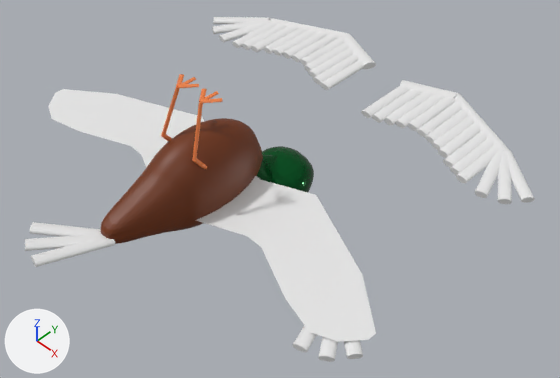
What one commit did to the Blender file duck.blend.
Both versions are drawn from a 50 mm camera at (12.66, -11.13, 9.84) aimed at (1.07, 0.42, -5.63). Arrows for +X, +Y and +Z are at lower left; the lights stay in place.

The older version as bpy lines, for what is in view:
```python
ob_cylinder_006 = bpy.data.objects.new('Cylinder.006', me_cylinder_006)
ob_cylinder_006.location = (1.68, 6.71, -5.12)
ob_cylinder_006.rotation_euler = (-0.404, 1.571, 0.0)  # degrees (-23, 90, 0)
ob_cylinder_006.scale = (0.69, 1.24, 1.01)
ob_cylinder_008 = bpy.data.objects.new('Cylinder.008', me_cylinder_008)
ob_cylinder_008.location = (3.78, 6.39, -5.12)
ob_cylinder_008.rotation_euler = (0.434, 1.571, 0.0)  # degrees (25, 90, 0)
ob_cylinder_008.scale = (0.654, 1.17, 1.61)
ob_cylinder_009 = bpy.data.objects.new('Cylinder.009', me_cylinder_009)
ob_cylinder_009.location = (0.95, 5.33, -5.12)
ob_cylinder_009.rotation_euler = (1.571, 1.571, 0.0)  # degrees (90, 90, 0)
ob_cylinder_009.scale = (0.531, 1.0, 1.0)
ob_cylinder_010 = bpy.data.objects.new('Cylinder.010', me_cylinder_010)
ob_cylinder_010.location = (1.32, 5.39, -5.12)
ob_cylinder_010.rotation_euler = (1.571, 1.571, 0.0)  # degrees (90, 90, 0)
ob_cylinder_010.scale = (0.531, 1.0, 1.0)
ob_cylinder_011 = bpy.data.objects.new('Cylinder.011', me_cylinder_011)
ob_cylinder_011.location = (1.68, 5.54, -5.12)
ob_cylinder_011.rotation_euler = (1.571, 1.571, 0.0)  # degrees (90, 90, 0)
ob_cylinder_011.scale = (0.531, 1.0, 1.0)
ob_cylinder_012 = bpy.data.objects.new('Cylinder.012', me_cylinder_012)
ob_cylinder_012.location = (2.01, 5.68, -5.12)
ob_cylinder_012.rotation_euler = (1.571, 1.571, 0.0)  # degrees (90, 90, 0)
ob_cylinder_012.scale = (0.531, 1.0, 1.0)
ob_cylinder_013 = bpy.data.objects.new('Cylinder.013', me_cylinder_013)
ob_cylinder_013.location = (2.36, 5.85, -5.12)
ob_cylinder_013.rotation_euler = (1.571, 1.571, 0.0)  # degrees (90, 90, 0)
ob_cylinder_013.scale = (0.531, 1.0, 1.0)
ob_cylinder_014 = bpy.data.objects.new('Cylinder.014', me_cylinder_014)
ob_cylinder_014.location = (2.74, 5.81, -5.12)
ob_cylinder_014.rotation_euler = (1.571, 1.571, 0.0)  # degrees (90, 90, 0)
ob_cylinder_014.scale = (0.531, 1.0, 1.0)
ob_cylinder_016 = bpy.data.objects.new('Cylinder.016', me_cylinder_016)
ob_cylinder_016.location = (3.44, 5.62, -5.12)
ob_cylinder_016.rotation_euler = (1.571, 1.571, 0.0)  # degrees (90, 90, 0)
ob_cylinder_016.scale = (0.531, 1.0, 1.0)
# also in view: 'Cylinder.038' at (5.62, 4.9, -5.13); 'Cylinder.043' at (-0.68, -5.28, -4.49); 'Icosphere' at (-0.02, -2.01, -4.53); 'Cylinder.044' at (-0.42, -5.57, -4.44); 'Plane.001' at (-3.67, -1.13, -5.0)
```
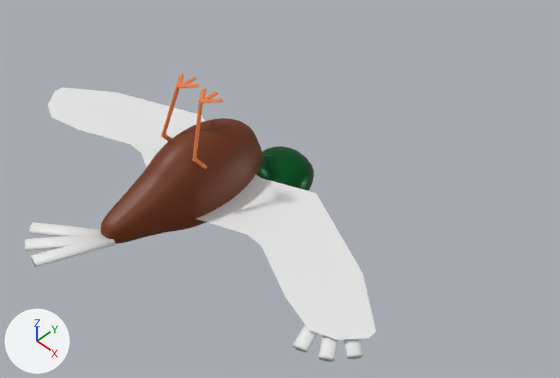
Edits to the bpy script that builds the scene:
```text
Change me_cylinder:
    where me_cylinder.from_pydata(...)  # 5862 vertices, 7650 faces; spans x -2.13..2.06, y -2.0..3.03, z -2.74..1.0
    used by ob_cylinder; location = (0.0, 0.37, -5.63); rotation_euler = (0.528, 0.0, 0.0), in degrees (30, 0, 0); scale = (0.5, 0.5, 1.0)
    me_cylinder part 1: all faces are now shaded smooth (4578 of 7650 changed)
Change me_cylinder_044:
    where me_cylinder_044.from_pydata(...)  # 84 vertices, 44 faces; spans x -0.19..0.19, y -0.19..0.19, z -1.0..1.0
    used by ob_cylinder_044; location = (-0.42, -5.57, -4.44); rotation_euler = (2.591, -1.746, -1.554), in degrees (148, -100, -89); scale = (0.531, 1.0, 1.0)
    me_cylinder_044 part 2: all faces are now shaded smooth (44 of 44 changed)
Change me_cylinder_042:
    where me_cylinder_042.from_pydata(...)  # 84 vertices, 44 faces; spans x -0.19..0.19, y -0.19..0.19, z -1.0..1.0
    used by ob_cylinder_042; location = (-0.06, -5.62, -4.44); rotation_euler = (2.888, -1.745, -1.551), in degrees (165, -100, -89); scale = (0.531, 1.0, 1.0)
    me_cylinder_042 part 3: all faces are now shaded smooth (44 of 44 changed)
Remove ob_cylinder_006:
    ob_cylinder_006 = bpy.data.objects.new('Cylinder.006', me_cylinder_006)
Remove ob_cylinder_008:
    ob_cylinder_008 = bpy.data.objects.new('Cylinder.008', me_cylinder_008)
Remove ob_cylinder_009:
    ob_cylinder_009 = bpy.data.objects.new('Cylinder.009', me_cylinder_009)
Remove ob_cylinder_010:
    ob_cylinder_010 = bpy.data.objects.new('Cylinder.010', me_cylinder_010)
Remove ob_cylinder_011:
    ob_cylinder_011 = bpy.data.objects.new('Cylinder.011', me_cylinder_011)
Remove ob_cylinder_012:
    ob_cylinder_012 = bpy.data.objects.new('Cylinder.012', me_cylinder_012)
Remove ob_cylinder_013:
    ob_cylinder_013 = bpy.data.objects.new('Cylinder.013', me_cylinder_013)
Remove ob_cylinder_014:
    ob_cylinder_014 = bpy.data.objects.new('Cylinder.014', me_cylinder_014)
Remove ob_cylinder_015:
    ob_cylinder_015 = bpy.data.objects.new('Cylinder.015', me_cylinder_015)
Remove ob_cylinder_016:
    ob_cylinder_016 = bpy.data.objects.new('Cylinder.016', me_cylinder_016)
Remove ob_cylinder_017:
    ob_cylinder_017 = bpy.data.objects.new('Cylinder.017', me_cylinder_017)
Remove ob_cylinder_018:
    ob_cylinder_018 = bpy.data.objects.new('Cylinder.018', me_cylinder_018)
Remove ob_cylinder_019:
    ob_cylinder_019 = bpy.data.objects.new('Cylinder.019', me_cylinder_019)
Remove ob_cylinder_020:
    ob_cylinder_020 = bpy.data.objects.new('Cylinder.020', me_cylinder_020)
Remove ob_cylinder_034:
    ob_cylinder_034 = bpy.data.objects.new('Cylinder.034', me_cylinder_034)
Remove ob_cylinder_033:
    ob_cylinder_033 = bpy.data.objects.new('Cylinder.033', me_cylinder_033)
Remove ob_cylinder_032:
    ob_cylinder_032 = bpy.data.objects.new('Cylinder.032', me_cylinder_032)
Remove ob_cylinder_031:
    ob_cylinder_031 = bpy.data.objects.new('Cylinder.031', me_cylinder_031)
Remove ob_cylinder_030:
    ob_cylinder_030 = bpy.data.objects.new('Cylinder.030', me_cylinder_030)
Remove ob_cylinder_029:
    ob_cylinder_029 = bpy.data.objects.new('Cylinder.029', me_cylinder_029)
Remove ob_cylinder_028:
    ob_cylinder_028 = bpy.data.objects.new('Cylinder.028', me_cylinder_028)
Remove ob_cylinder_027:
    ob_cylinder_027 = bpy.data.objects.new('Cylinder.027', me_cylinder_027)
Remove ob_cylinder_026:
    ob_cylinder_026 = bpy.data.objects.new('Cylinder.026', me_cylinder_026)
Remove ob_cylinder_025:
    ob_cylinder_025 = bpy.data.objects.new('Cylinder.025', me_cylinder_025)
Remove ob_cylinder_024:
    ob_cylinder_024 = bpy.data.objects.new('Cylinder.024', me_cylinder_024)
Remove ob_cylinder_023:
    ob_cylinder_023 = bpy.data.objects.new('Cylinder.023', me_cylinder_023)
Remove ob_cylinder_022:
    ob_cylinder_022 = bpy.data.objects.new('Cylinder.022', me_cylinder_022)
Remove ob_cylinder_021:
    ob_cylinder_021 = bpy.data.objects.new('Cylinder.021', me_cylinder_021)
Remove ob_cylinder_007:
    ob_cylinder_007 = bpy.data.objects.new('Cylinder.007', me_cylinder_007)
Remove ob_cylinder_005:
    ob_cylinder_005 = bpy.data.objects.new('Cylinder.005', me_cylinder_005)
Remove ob_cylinder_035:
    ob_cylinder_035 = bpy.data.objects.new('Cylinder.035', me_cylinder_035)
Remove ob_cylinder_038:
    ob_cylinder_038 = bpy.data.objects.new('Cylinder.038', me_cylinder_038)
Remove ob_cylinder_037:
    ob_cylinder_037 = bpy.data.objects.new('Cylinder.037', me_cylinder_037)
Remove ob_cylinder_036:
    ob_cylinder_036 = bpy.data.objects.new('Cylinder.036', me_cylinder_036)
Change ob_plane:
    ob_plane.location: (3.58, -1.44, -5.0) -> (3.58, -1.44, -4.93)
Change ob_plane_001:
    ob_plane_001.location: (-3.68, -1.34, -5.0) -> (-3.68, -1.34, -4.93)
```

Pixel boxes [x1, y1, x2, y2] of what changed, in the pictures (560 x 378 px):
'Plane', moved: before [196, 176, 376, 342]; after [196, 174, 376, 340]
'Plane.001', moved: before [48, 89, 204, 168]; after [48, 87, 205, 167]
'Cylinder.036', deleted: before [504, 150, 535, 203]
'Cylinder.037', deleted: before [474, 150, 504, 198]
'Cylinder.038', deleted: before [498, 152, 512, 204]
'Cylinder.020', deleted: before [455, 145, 500, 184]
'Cylinder.008', deleted: before [454, 93, 510, 151]
'Cylinder.017', deleted: before [438, 123, 480, 158]
'Cylinder.013', deleted: before [408, 97, 455, 131]
'Cylinder.018', deleted: before [443, 131, 487, 167]
'Cylinder.014', deleted: before [416, 102, 461, 137]
'Cylinder.019', deleted: before [450, 138, 494, 175]
'Cylinder.010', deleted: before [372, 89, 420, 123]
'Cylinder.012', deleted: before [395, 94, 443, 128]
'Cylinder.009', deleted: before [361, 86, 408, 118]
'Cylinder.011', deleted: before [384, 92, 432, 125]
'Cylinder.016', deleted: before [431, 116, 474, 150]
'Cylinder.015', deleted: before [425, 109, 468, 143]
'Cylinder.032', deleted: before [320, 60, 364, 90]
'Cylinder.031', deleted: before [313, 54, 358, 85]
'Cylinder.034', deleted: before [343, 33, 376, 69]
'Cylinder.006', deleted: before [399, 80, 459, 98]
'Cylinder.027', deleted: before [291, 34, 338, 62]
'Cylinder.030', deleted: before [308, 48, 353, 78]
'Cylinder.023', deleted: before [251, 25, 297, 52]
'Cylinder.029', deleted: before [304, 42, 349, 72]
'Cylinder.026', deleted: before [283, 32, 327, 59]
'Cylinder.028', deleted: before [300, 37, 344, 66]
'Cylinder.035', deleted: before [219, 20, 271, 42]
'Cylinder.022', deleted: before [242, 23, 287, 50]
'Cylinder.025', deleted: before [274, 30, 317, 56]
'Cylinder.033', deleted: before [269, 18, 348, 38]
'Cylinder.024', deleted: before [263, 28, 307, 54]
'Cylinder.005', deleted: before [212, 20, 267, 34]
'Cylinder.021', deleted: before [232, 21, 278, 48]
'Cylinder.007', deleted: before [213, 17, 269, 24]
part 1 of me_cylinder, shading changed: [257, 146, 314, 191] in both
part 2 of me_cylinder_044, shading changed: [25, 235, 105, 251] in both
part 3 of me_cylinder_042, shading changed: [31, 237, 115, 267] in both
